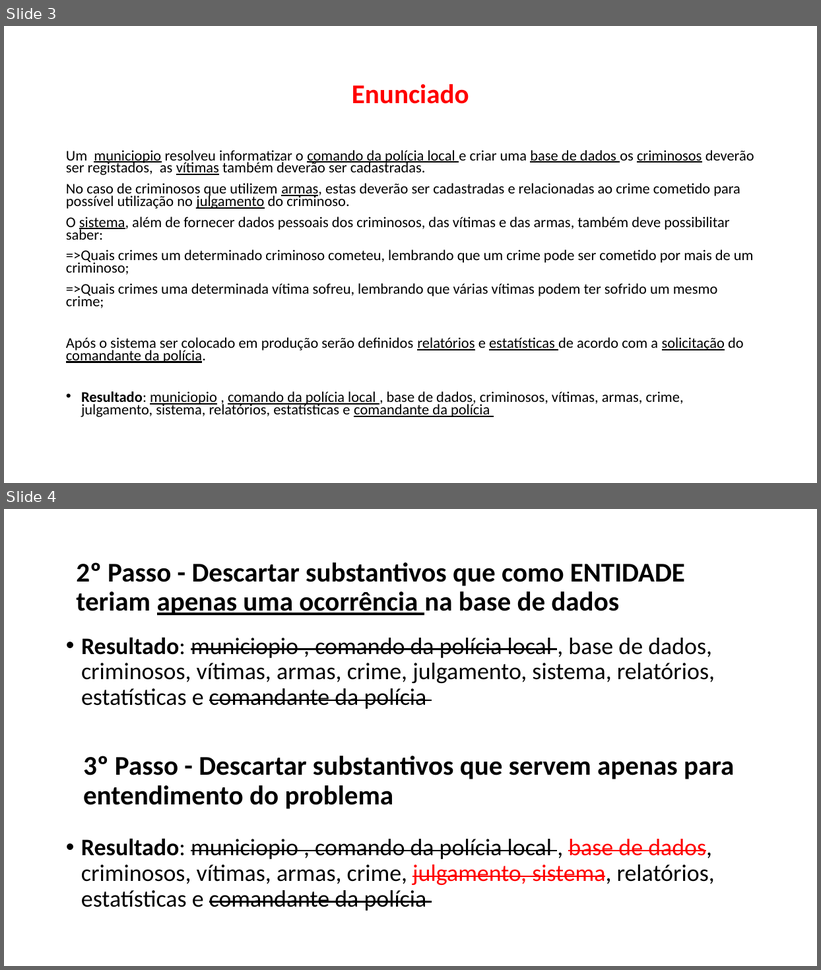
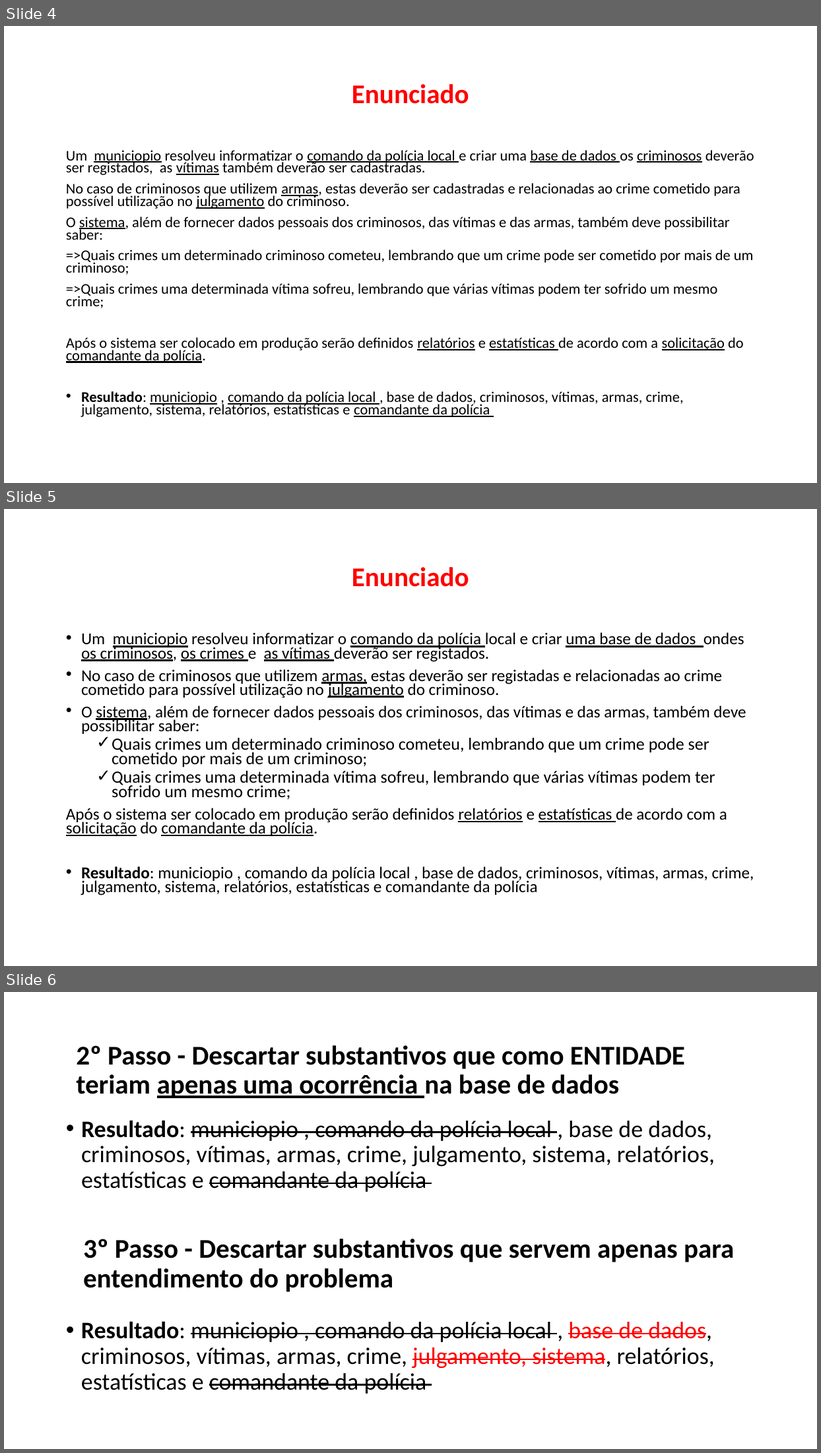
Before and after one commit to hangalo/cursobasededados, a slide deck: Curso_de_Base_de_Dados_Exercicios_de_Modelagem_01.pptx. Shown one above the other, each under a label of ours: slides 3 and 4 before the commit, slides 4, 5 and 6 after it. The pictures are 821x970 and 821x1453 pixels, drawn with LibreOffice and Linux fonts; fonts in the diff are those of the drawing. Boxes give left, top, right and bottom in pixels: in the first picture for what was removed or moved away, otherwise in the second. Text is boxed around its words. In the diff, an @@ line names an element or a change of style, - is before the commit and + after.

```diff
--- a/Curso_de_Base_de_Dados_Exercicios_de_Modelagem_01.pptx
+++ b/Curso_de_Base_de_Dados_Exercicios_de_Modelagem_01.pptx
@@ slide 5 added at (4,509,817,966), background #FFFFFF @@
@@ title added at (352,567,469,587), 32 pt, text #FF0000, bold @@
+Enunciado
@@ text added at (66,632,754,896), 19.6 pt, text #000000 @@
+• Um municiopio resolveu informatizar o comando da polícia local e criar uma base de dados ondes os criminosos, os crimes e as vítimas deverão ser registados.
+• No caso de criminosos que utilizem armas, estas deverão ser registadas e relacionadas ao crime cometido para possível utilização no julgamento do criminoso.
+• O sistema, além de fornecer dados pessoais dos criminosos, das vítimas e das armas, também deve possibilitar saber:
+  ✓ Quais crimes um determinado criminoso cometeu, lembrando que um crime pode ser cometido por mais de um criminoso;
+  ✓ Quais crimes uma determinada vítima sofreu, lembrando que várias vítimas podem ter sofrido um mesmo crime;
+Após o sistema ser colocado em produção serão definidos relatórios e estatísticas de acordo com a solicitação do comandante da polícia.
+• Resultado: municiopio , comando da polícia local , base de dados, criminosos, vítimas, armas, crime, julgamento, sistema, relatórios, estatísticas e comandante da polícia
@@ what was slide 3 is now slide 4 @@
@@ what was slide 4 is now slide 6 @@
```
Also in this commit, not shown: 3 slides changed, 2 other slides added, 2 other files.
